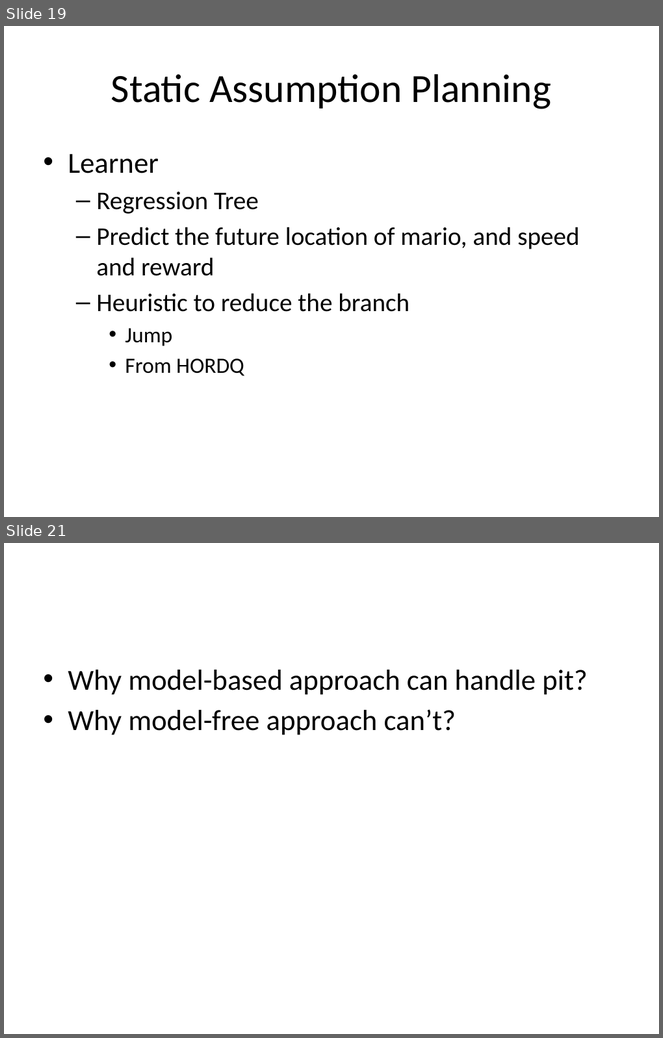
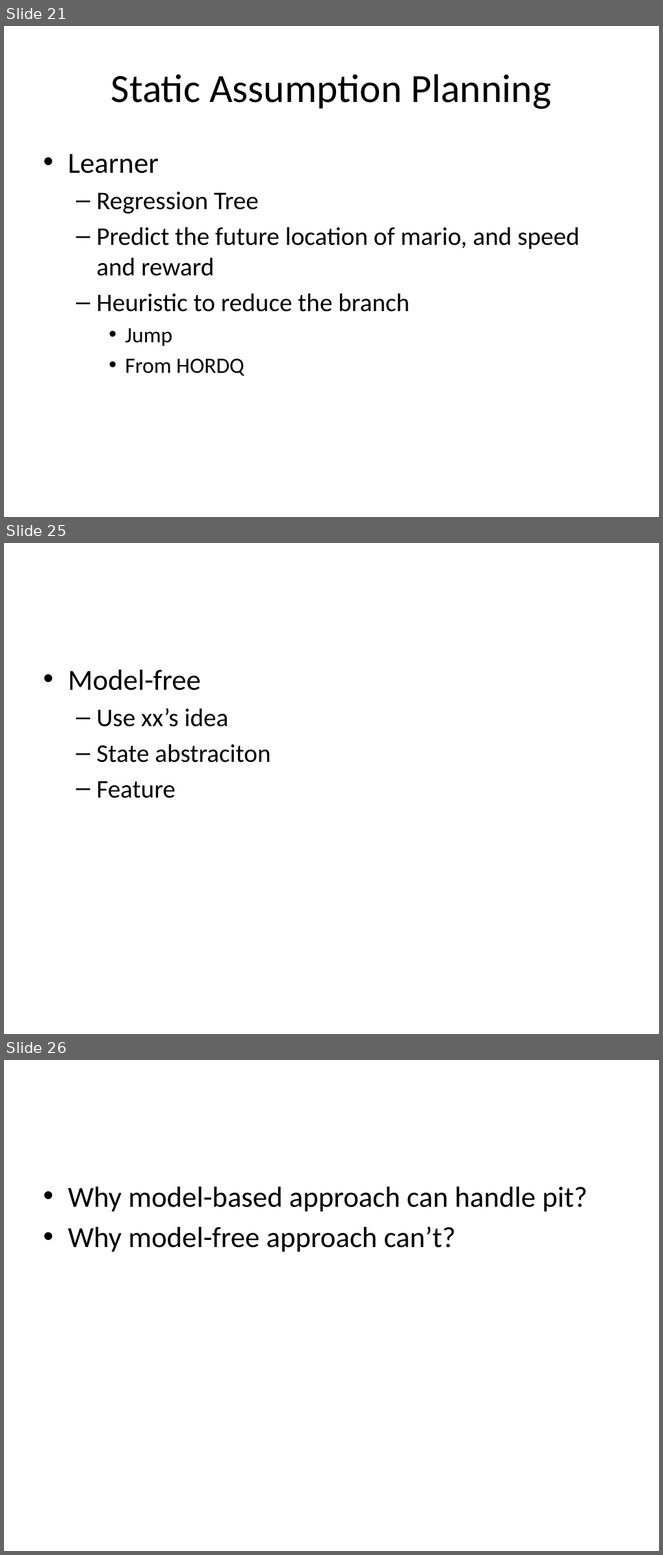
Before and after one commit to lono175/Thesis, a slide deck: OptimalPlanning.pptx. Shown one above the other, each under a label of ours: slides 19 and 21 before the commit, slides 21, 25 and 26 after it; the slides between them are not shown. The pictures are 663x1038 and 663x1555 pixels, drawn with LibreOffice and Linux fonts; fonts in the diff are those of the drawing. Boxes give left, top, right and bottom in pixels: in the first picture for what was removed or moved away, otherwise in the second. Text is boxed around its words. In the diff, an @@ line names an element or a change of style, - is before the commit and + after.

```diff
--- a/OptimalPlanning.pptx
+++ b/OptimalPlanning.pptx
@@ slide 25 added at <box>4,543,659,1034</box>, background #FFFFFF @@
@@ text added at <box>68,670,270,798</box>, 28 pt, text #000000 @@
+• Model-free
+  – Use xx’s idea
+  – State abstraciton
+  – Feature
@@ what was slide 19 is now slide 21 @@
@@ what was slide 21 is now slide 26 @@
```
Also in this commit, not shown: 1 slide changed, 4 other slides added.
